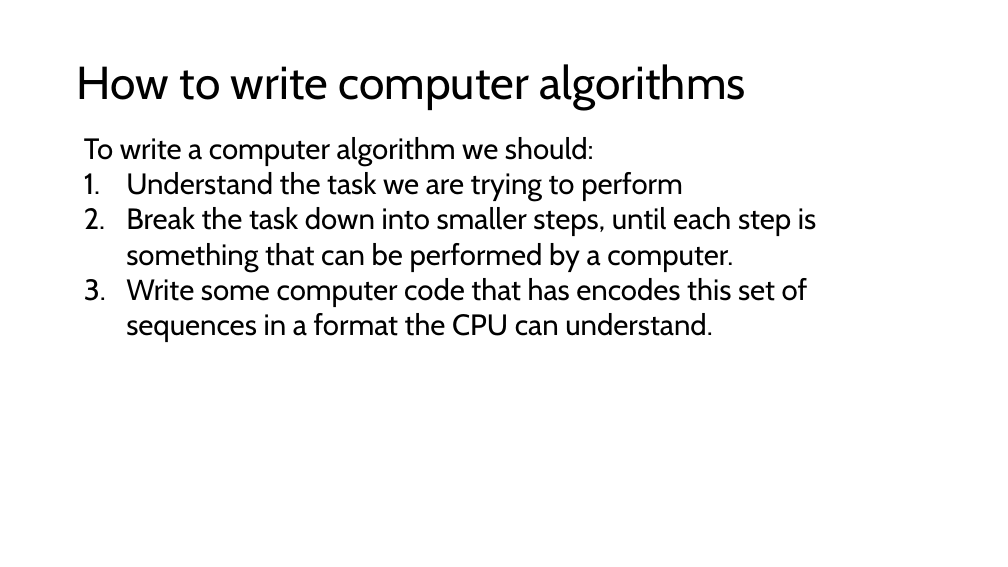
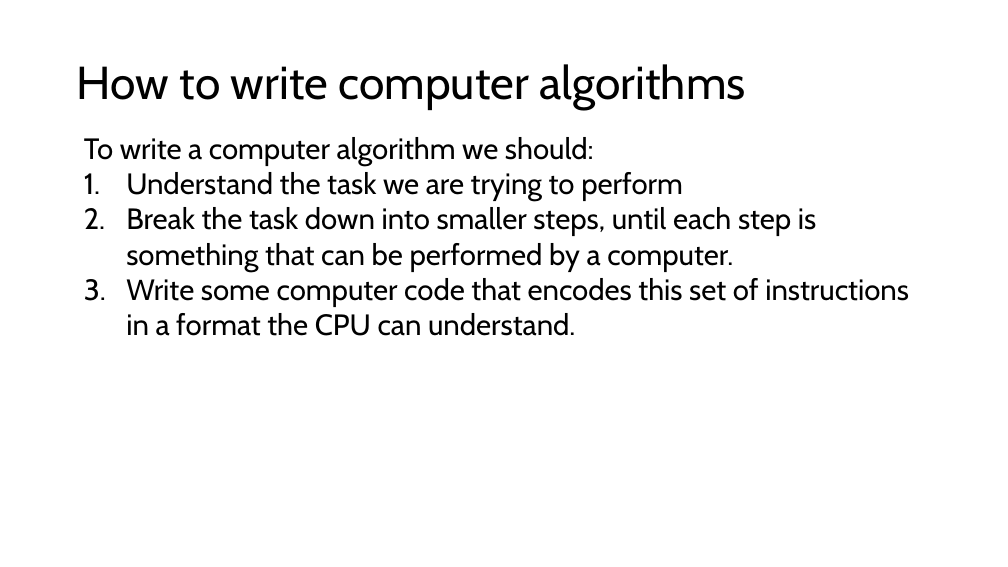
Before and after one commit to engmaths/SEMT10002_2025, a slide deck: slide 29 of Week_1_variables_operators_and_algorithms/Seminar_algorithms/seminar1_algorithms.pptx. Drawn at 1008x567 pixels with LibreOffice and Linux fonts; fonts in the diff are those of the drawing. Boxes give left, top, right and bottom in pixels: in the first picture for what was removed or moved away, otherwise in the second. Text is boxed around its words. In the diff, an @@ line names an element or a change of style, - is before the commit and + after.

```diff
--- a/Week_1_variables_operators_and_algorithms/Seminar_algorithms/seminar1_algorithms.pptx
+++ b/Week_1_variables_operators_and_algorithms/Seminar_algorithms/seminar1_algorithms.pptx
@@ text at bbox=[126, 278, 909, 336]: text changed @@
-3. Write some computer code that has encodes this set of sequences in a format the CPU can understand.
+3. Write some computer code that encodes this set of instructions in a format the CPU can understand.
```
Also in this commit, not shown: 1 other file.
